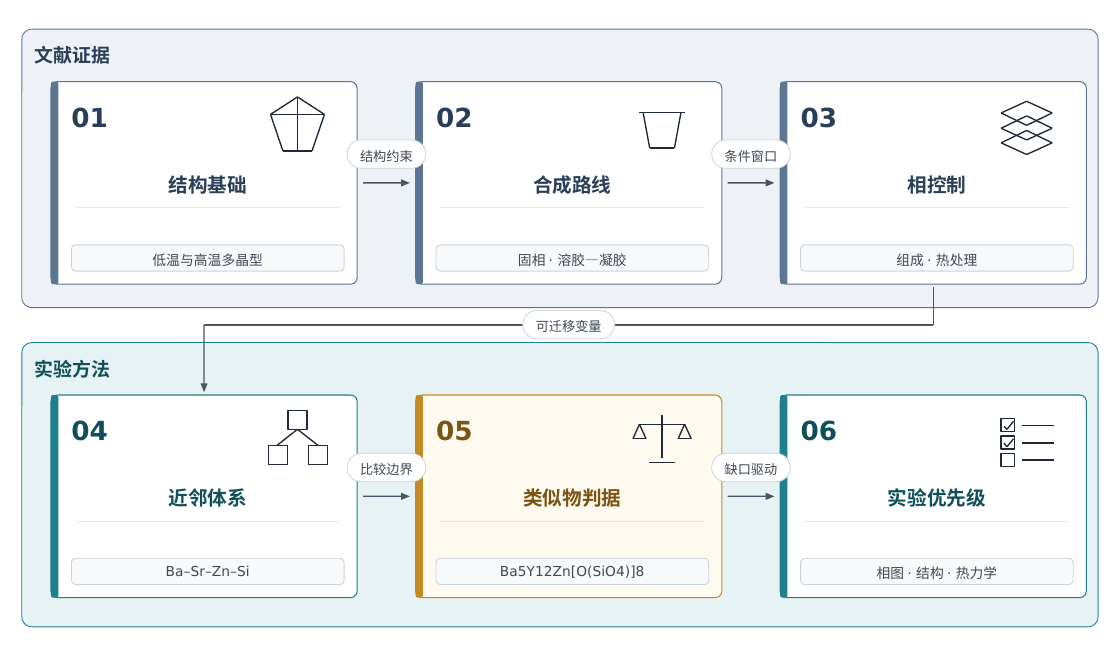
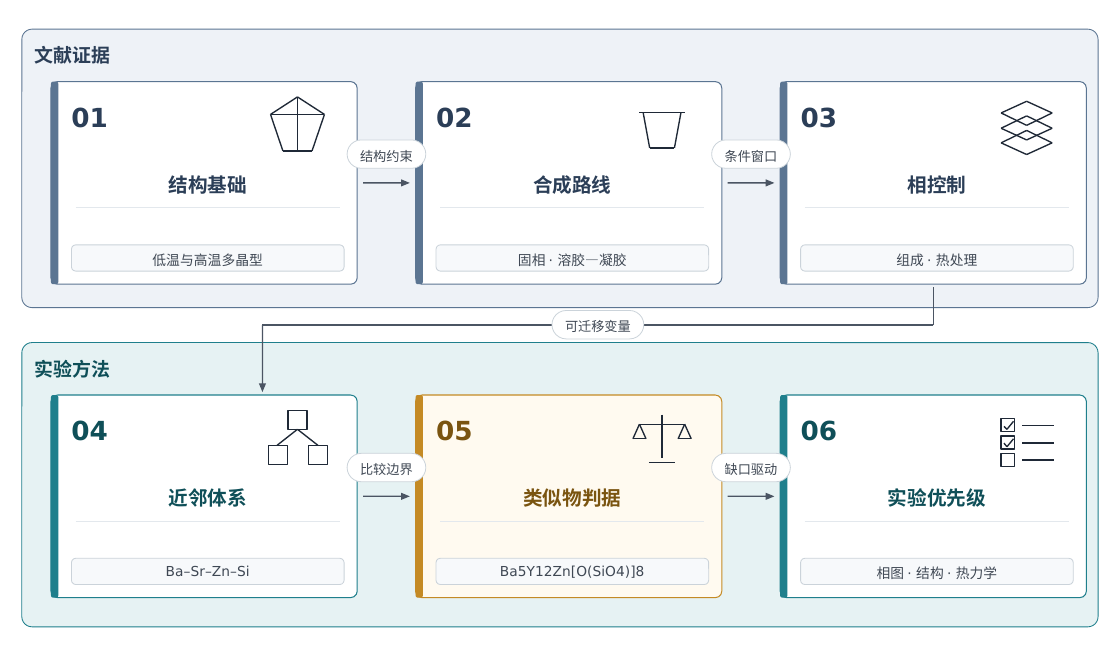
Before and after one commit to asimfish/goai-dashboard, a slide deck: slide 1 of media/figstudio/bzso_roadmap/roadmap_bazn2si2o7_editable.pptx. Drawn at 1120x656 pixels with LibreOffice and Linux fonts; fonts in the diff are those of the drawing. Boxes give left, top, right and bottom in pixels: in the first picture for what was removed or moved away, otherwise in the second. Text is boxed around its words. In the diff, an @@ line names an element or a change of style, - is before the commit and + after.

```diff
--- a/media/figstudio/bzso_roadmap/roadmap_bazn2si2o7_editable.pptx
+++ b/media/figstudio/bzso_roadmap/roadmap_bazn2si2o7_editable.pptx
@@ freeform shape: place and size @@
-freeform shape at [201, 325, 208, 392]
+freeform shape at [259, 325, 266, 392]
@@ line moved from (933, 325) - (204, 325) to (933, 325) - (262, 325) @@
@@ rounded rectangle: place and size @@
-rounded rectangle at [523, 311, 614, 339]
+rounded rectangle at [552, 311, 644, 339]
@@ text "可迁移变量": place and size @@
-text "可迁移变量" at [536, 320, 602, 332]
+text "可迁移变量" at [565, 320, 631, 332]
```
Also in this commit, not shown: 55 other files.
